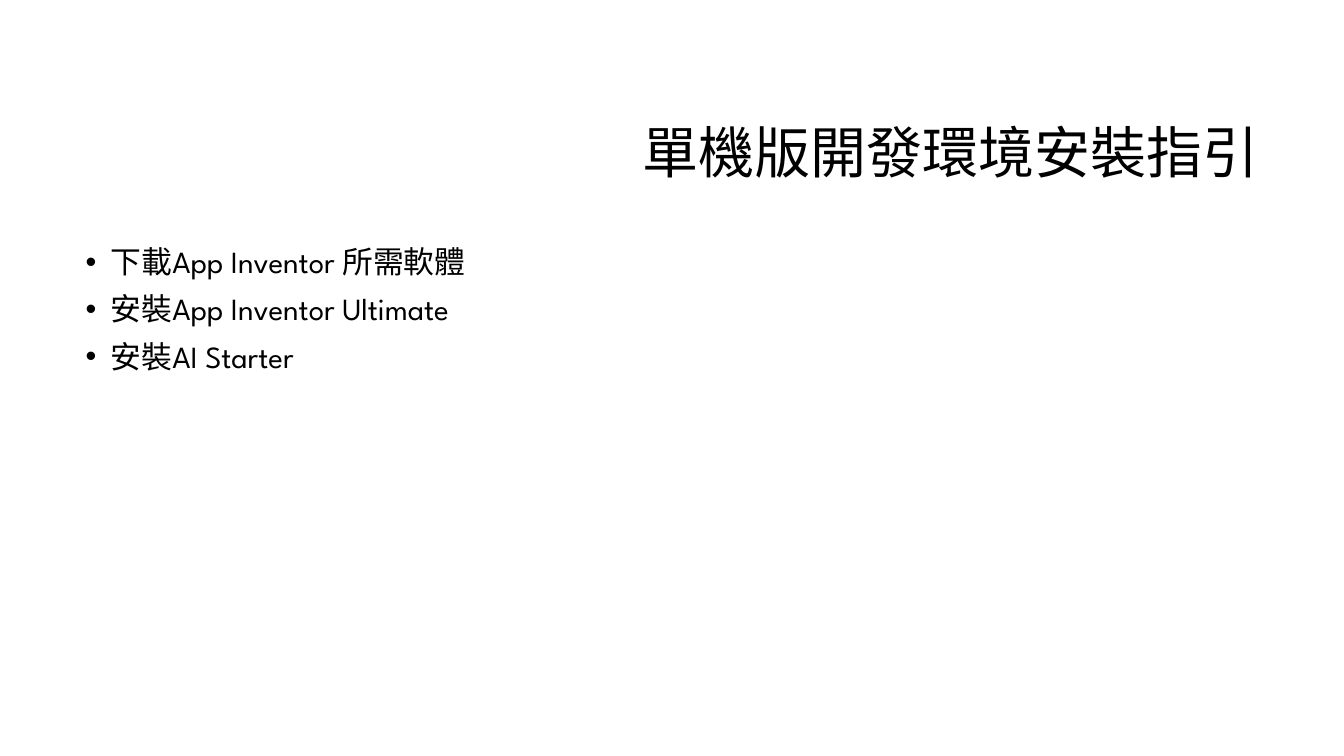
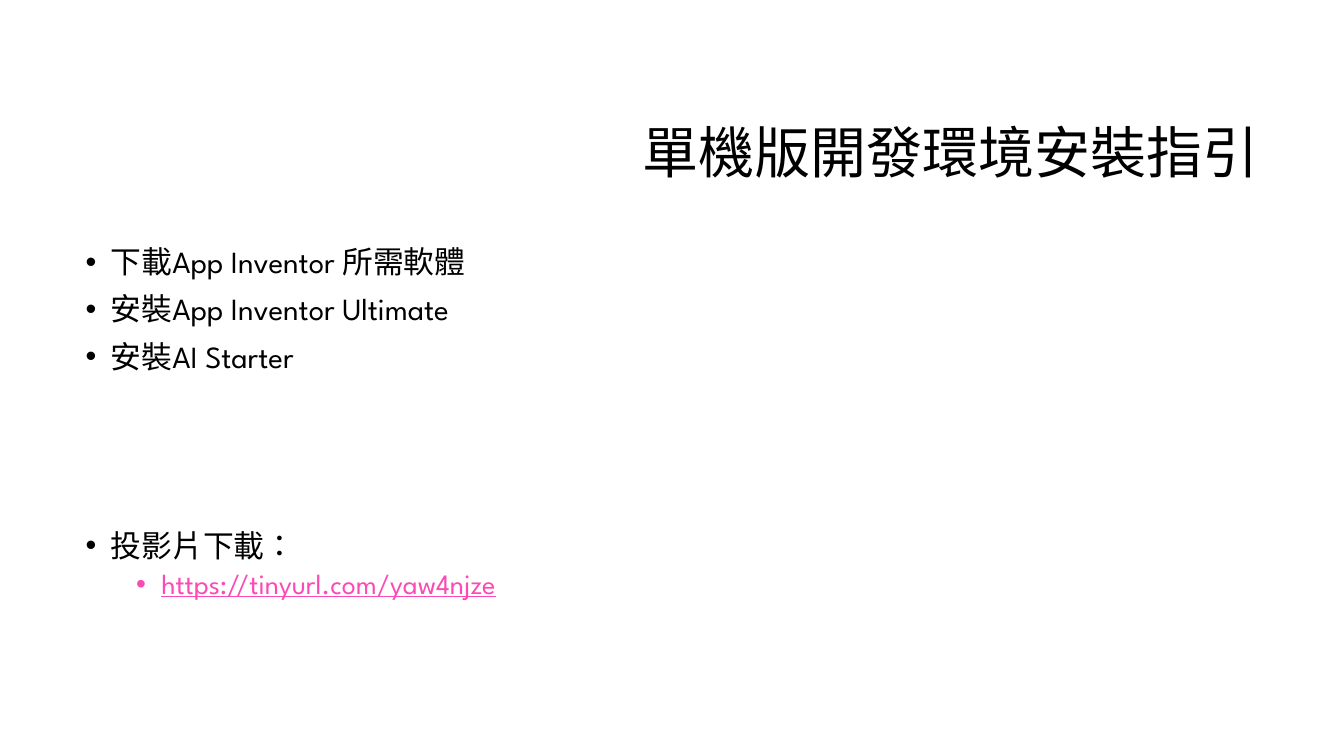
Before and after one commit to liulawsi/My_PPTs, a slide deck: slide 2 of CHING JIAN/AppInventor/App Inventor 2 安裝指引_單機版(離線版).pptx. Drawn at 1344x756 pixels with LibreOffice and Linux fonts; fonts in the diff are those of the drawing; background and template pictures are left out. Boxes give left, top, right and bottom in pixels: in the first picture for what was removed or moved away, otherwise in the second. Text is boxed around its words. In the diff, an @@ line names an element or a change of style, - is before the commit and + after.

```diff
--- a/CHING JIAN/AppInventor/App Inventor 2 安裝指引_單機版(離線版).pptx
+++ b/CHING JIAN/AppInventor/App Inventor 2 安裝指引_單機版(離線版).pptx
@@ text at <box>111,531,495,600</box>: paragraphs added @@
+• 投影片下載：
+  • https://tinyurl.com/yaw4njze
```
Also in this commit, not shown: 1 other slide changed, 2 other files.
